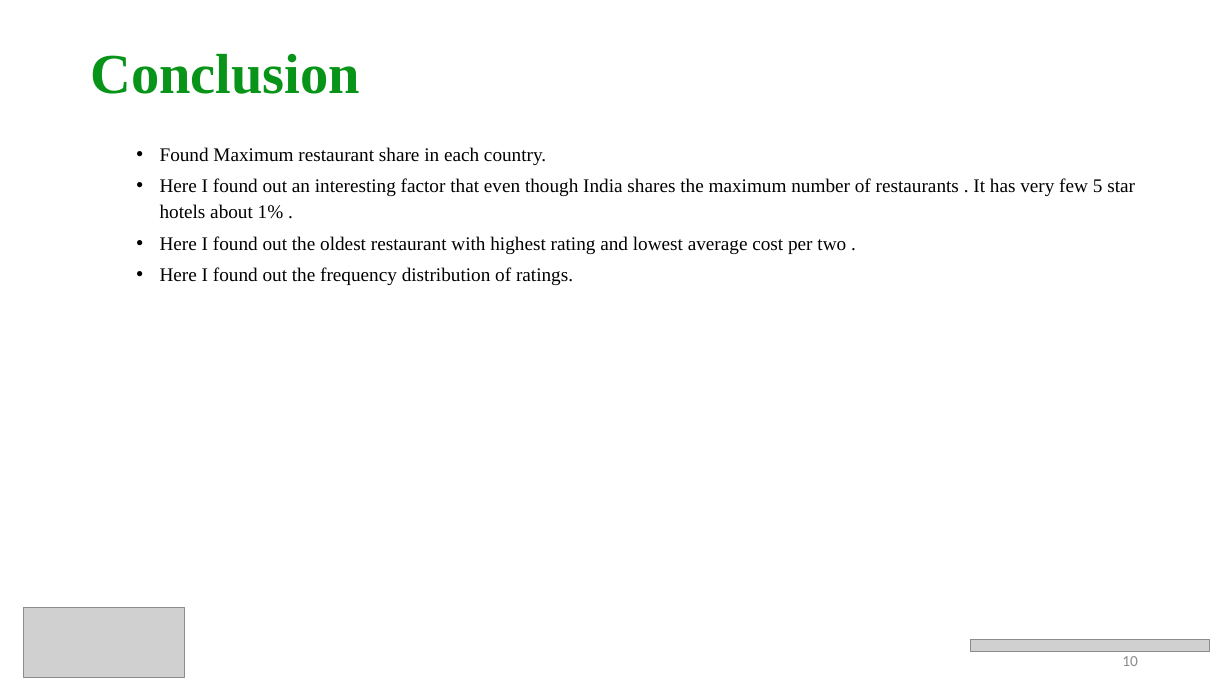
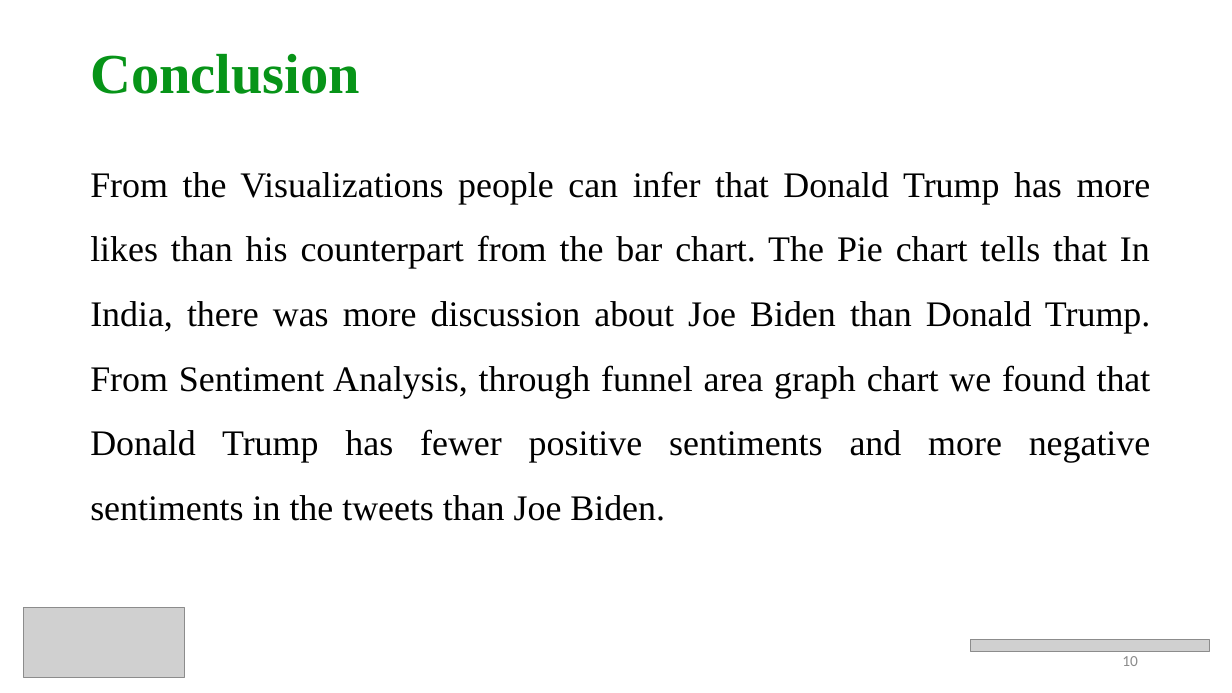
Before and after one commit to prithvikolla/Data-Visualization, a slide deck: slide 10 of Data-Visualization/Final Project/Kolla_FinalProject.pptx. Drawn at 1232x693 pixels with LibreOffice and Linux fonts; fonts in the diff are those of the drawing; grey boxes stand for pictures. Boxes give left, top, right and bottom in pixels: in the first picture for what was removed or moved away, otherwise in the second. Text is boxed around its words. In the diff, an @@ line names an element or a change of style, - is before the commit and + after.

```diff
--- a/Data-Visualization/Final Project/Kolla_FinalProject.pptx
+++ b/Data-Visualization/Final Project/Kolla_FinalProject.pptx
@@ text at bbox=[90, 171, 1151, 521]: text changed; size 15 to 28 pt @@
-  • Found Maximum restaurant share in each country.
-  • Here I found out an interesting factor that even though India shares the maximum number of restaurants . It has very few 5 star hotels about 1% .
-  • Here I found out the oldest restaurant with highest rating and lowest average cost per two .
-  • Here I found out the frequency distribution of ratings.
+From the Visualizations people can infer that Donald Trump has more likes than his counterpart from the bar chart. The Pie chart tells that In India, there was more discussion about Joe Biden than Donald Trump. From Sentiment Analysis, through funnel area graph chart we found that Donald Trump has fewer positive sentiments and more negative sentiments in the tweets than Joe Biden.
```
Also in this commit, not shown: 8 other slides changed, 1 slide added, 1 slide removed, 5 other files.
